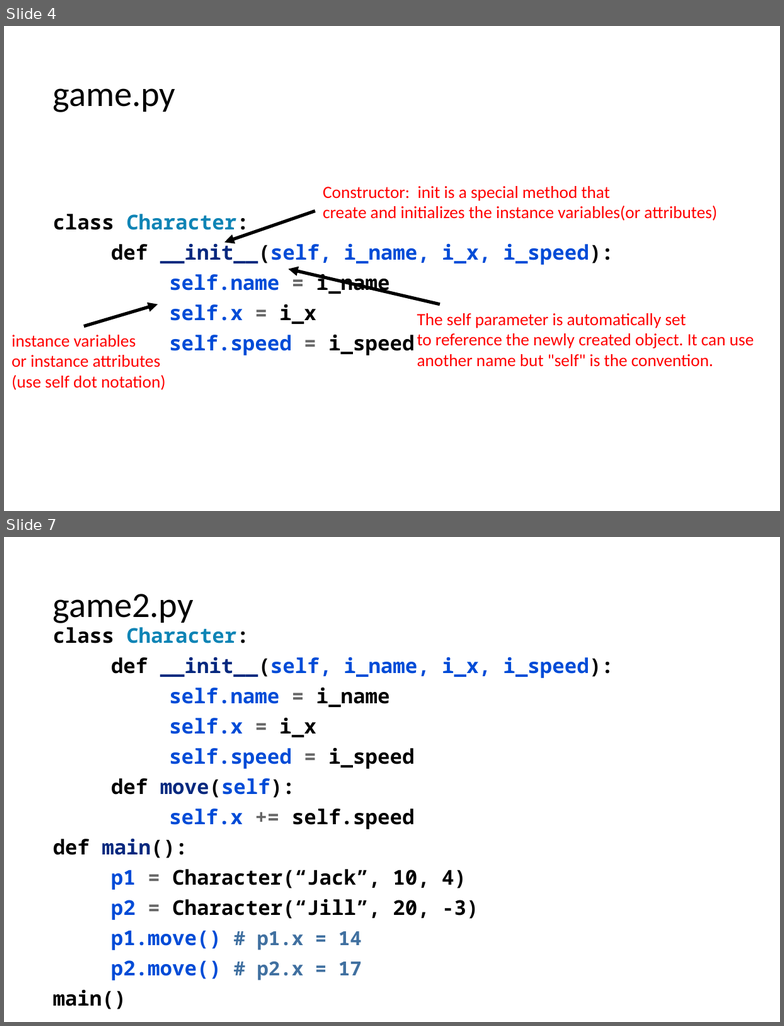
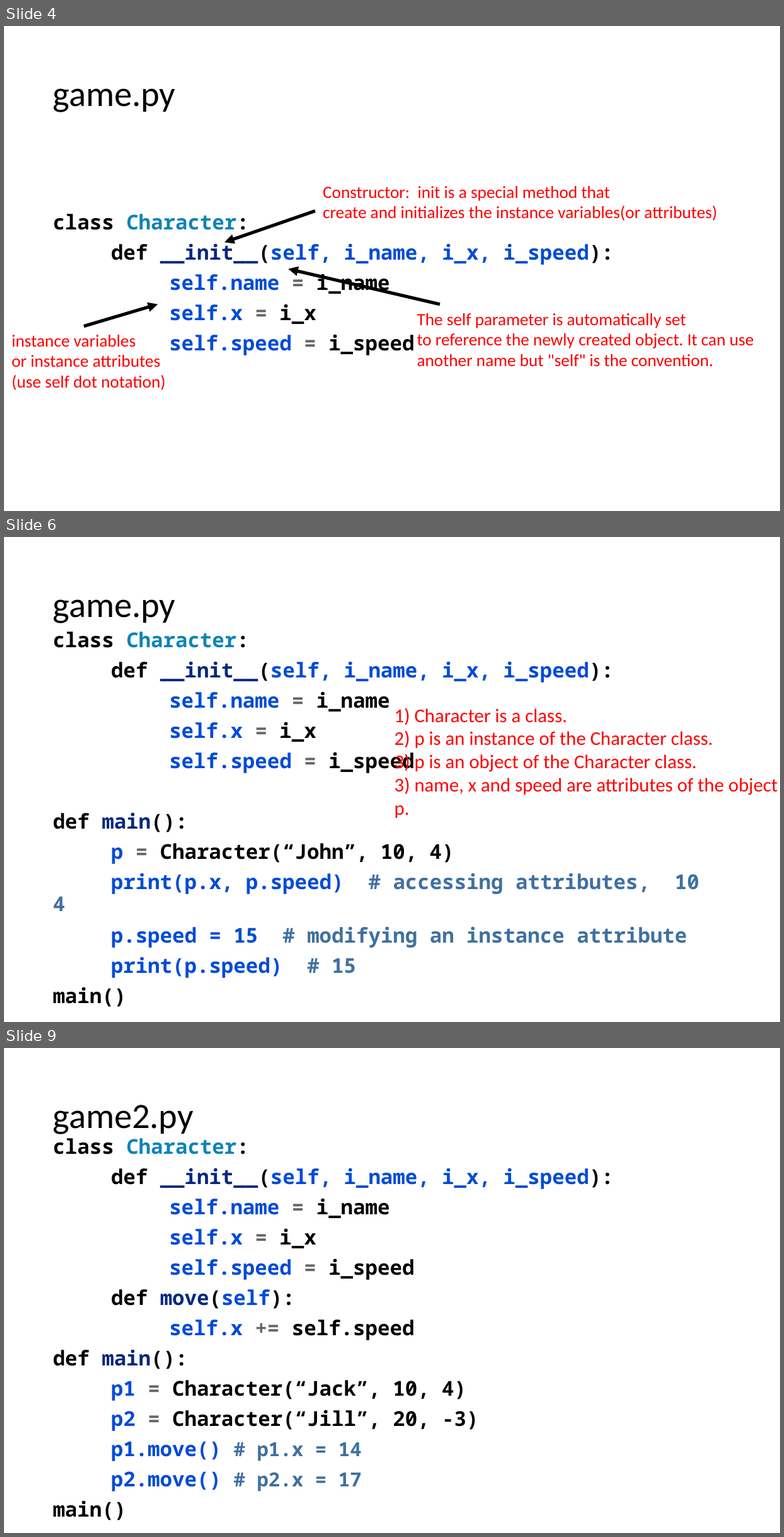
Before and after one commit to LongBaoNguyen/longbaonguyen.github.io, a slide deck: courses/apcsp/lect9.pptx. Shown one above the other, each under a label of ours: slides 4 and 7 before the commit, slides 4, 6 and 9 after it; the slides between them are not shown. The pictures are 784x1026 and 784x1537 pixels, drawn with LibreOffice and Linux fonts; fonts in the diff are those of the drawing. Boxes give left, top, right and bottom in pixels: in the first picture for what was removed or moved away, otherwise in the second. Text is boxed around its words. In the diff, an @@ line names an element or a change of style, - is before the commit and + after.

```diff
--- a/courses/apcsp/lect9.pptx
+++ b/courses/apcsp/lect9.pptx
@@ slide 6 added at (4,537,780,1022), background #FFFFFF @@
@@ title added at (53,599,176,623), 33 pt, text #000000 @@
+game.py
@@ text added at (53,631,700,1007), 19 pt, text #004BD7, bold @@
+class Character:
+def __init__(self, i_name, i_x, i_speed):
+self.name = i_name
+self.x = i_x
+self.speed = i_speed
+def main():
+p = Character(“John”, 10, 4)
+print(p.x, p.speed) # accessing attributes, 10 4
+p.speed = 15 # modifying an instance attribute
+print(p.speed) # 15
+main()
@@ text added at (395,708,778,818), 18 pt, text #FF0000 @@
+1) Character is a class.
+2) p is an instance of the Character class.
+3) p is an object of the Character class.
+3) name, x and speed are attributes of the object
+p.
@@ what was slide 7 is now slide 9 @@
```
Also in this commit, not shown: 6 slides changed, 3 other slides added, 6 other files.
